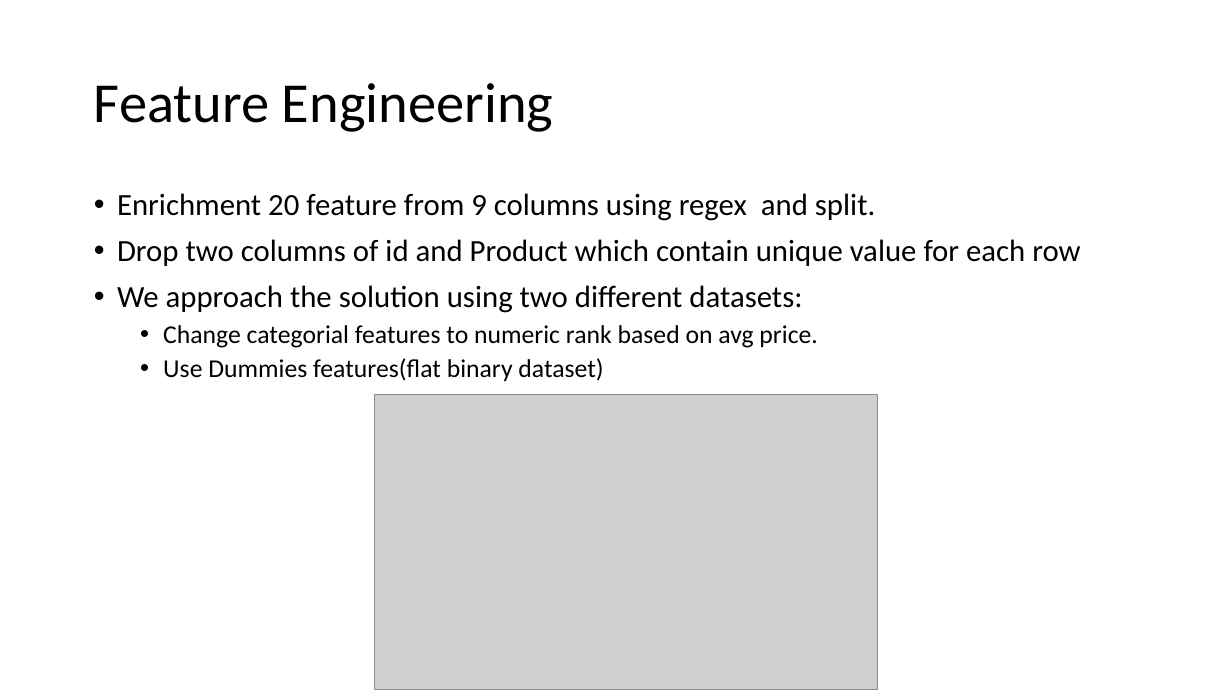
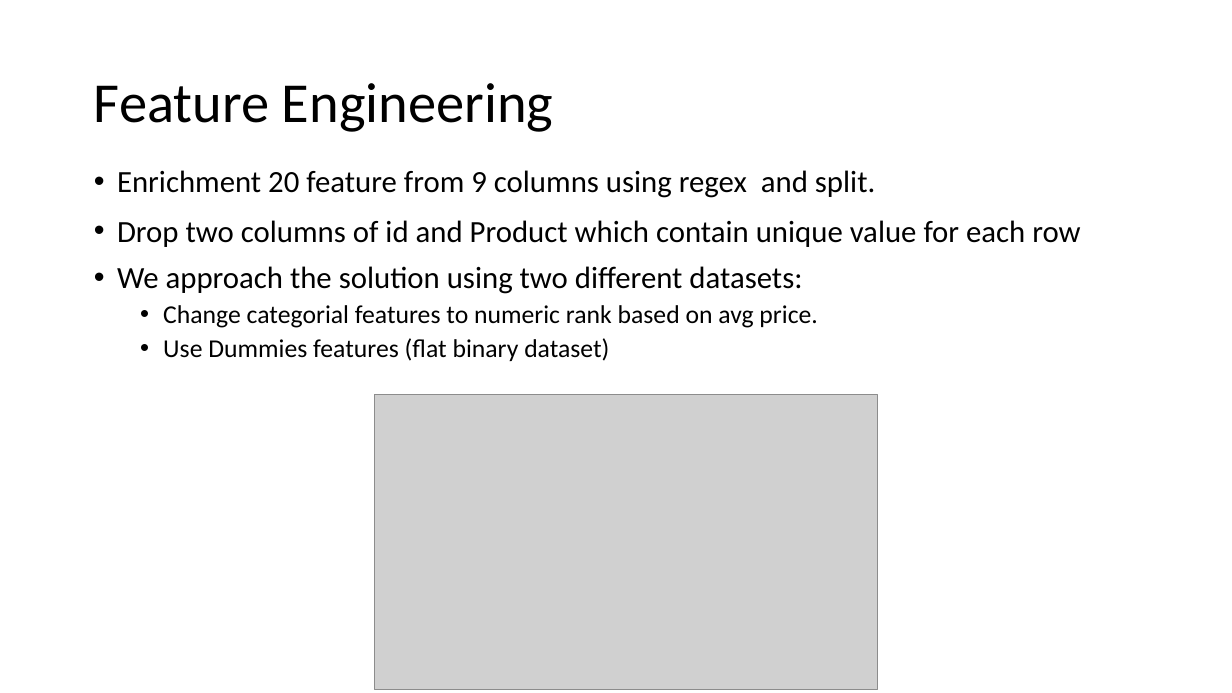
Before and after one commit to DanielKorenDataScience/RegressionProject, a slide deck: slide 4 of regression project.pptx. Drawn at 1232x693 pixels with LibreOffice and Linux fonts; fonts in the diff are those of the drawing; grey boxes stand for pictures. Boxes give left, top, right and bottom in pixels: in the first picture for what was removed or moved away, otherwise in the second. Text is boxed around its words. In the diff, an @@ line names an element or a change of style, - is before the commit and + after.

```diff
--- a/regression project.pptx
+++ b/regression project.pptx
@@ text "Enrichment 20 feature from 9 ...": place and size @@
-text "Enrichment 20 feature from 9 ..." at (117,193,1080,381)
+text "Enrichment 20 feature from 9 ..." at (117,170,1080,361)
@@ text at (117,220,1080,247): line spacing 0.9 to 1 @@
@@ text at (163,338,609,361): spaces changed @@
-  • Use Dummies features(flat binary dataset)
+  • Use Dummies features (flat binary dataset)
```
Also in this commit, not shown: 7 other slides changed, 3 slides added, 3 slides removed.
